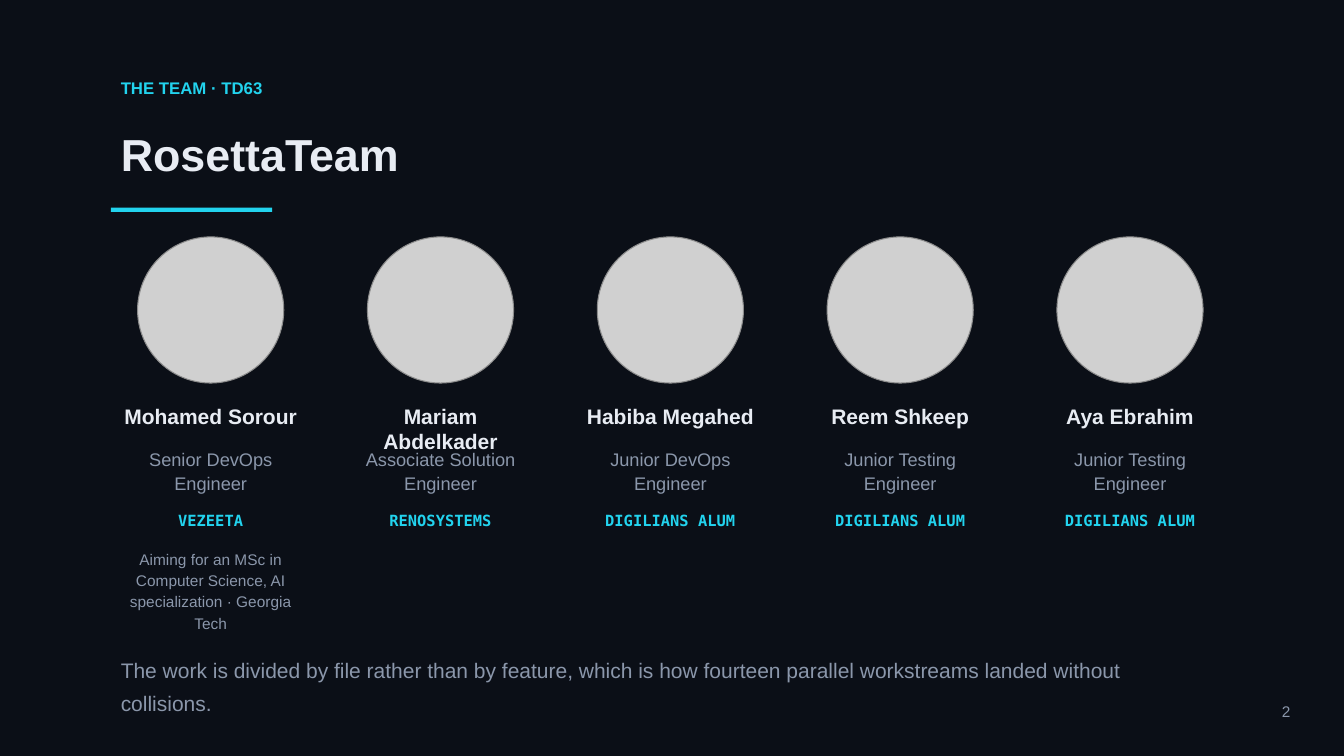
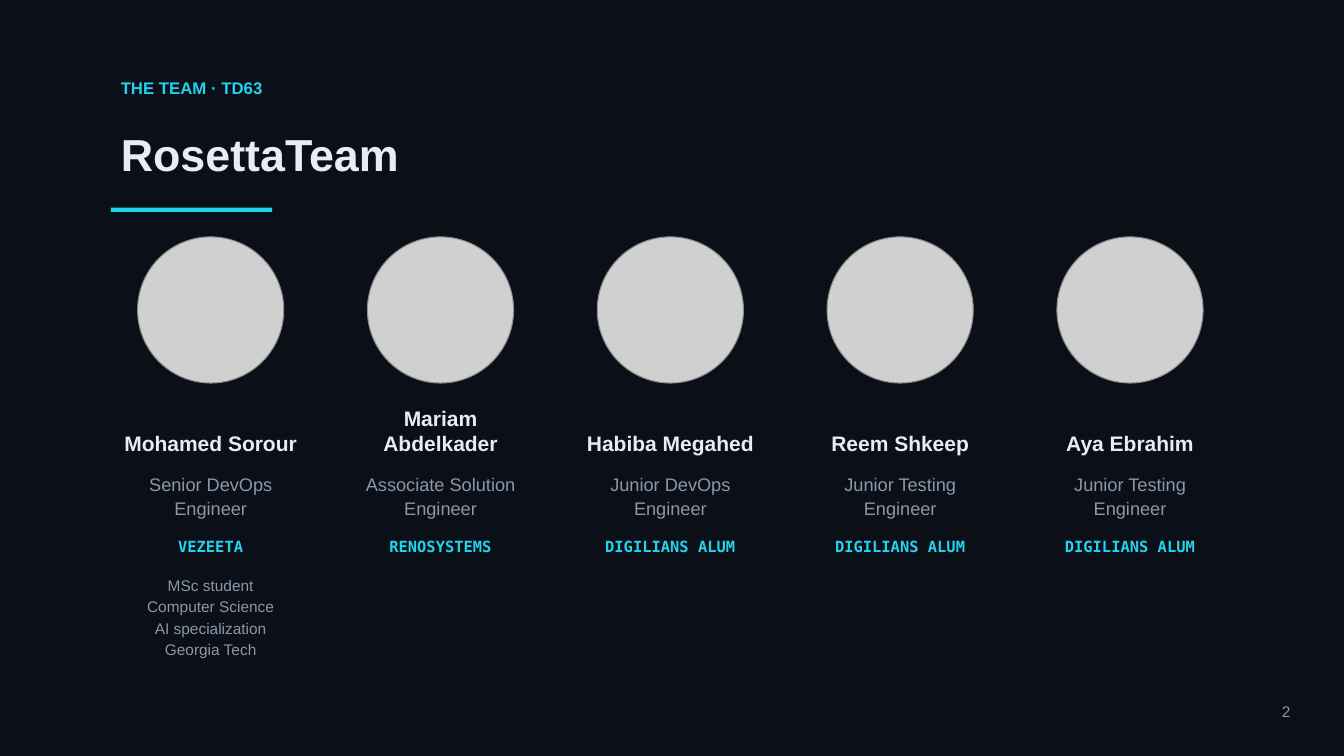
Before and after one commit to mohamedsorour1998/technical-presentations, a slide deck: slide 2 of talks/devops-hackathon-final/pitch/TheAgentOrg-Final.pptx. Drawn at 1344x756 pixels with LibreOffice and Linux fonts; fonts in the diff are those of the drawing; grey boxes stand for pictures. Boxes give left, top, right and bottom in pixels: in the first picture for what was removed or moved away, otherwise in the second. Text is boxed around its words. In the diff, an @@ line names an element or a change of style, - is before the commit and + after.

```diff
--- a/talks/devops-hackathon-final/pitch/TheAgentOrg-Final.pptx
+++ b/talks/devops-hackathon-final/pitch/TheAgentOrg-Final.pptx
@@ vertical alignment top to bottom in 5 elements at (124, 435, 297, 451), (383, 410, 497, 451), (587, 435, 754, 455), (831, 435, 969, 455), (1066, 435, 1194, 455) @@
@@ 10 texts: place and size @@
-10 texts at (149, 453, 1195, 527)
+10 texts at (149, 478, 1195, 553)
@@ text at (147, 580, 274, 658): text changed @@
-Aiming for an MSc in Computer Science, AI specialization · Georgia Tech
+MSc student
+Computer Science
+AI specialization
+Georgia Tech
@@ text removed at (121, 663, 1119, 711) @@
-The work is divided by file rather than by feature, which is how fourteen parallel workstreams landed without collisions.
```
Also in this commit, not shown: 14 other slides changed, 3 other files.
